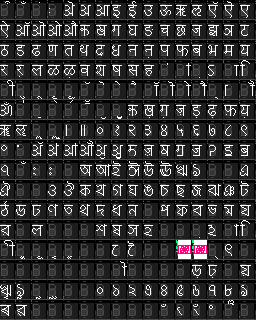
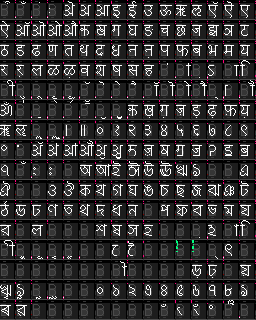
Layered file, before and after one edit (256 × 320). Changes by layer:
painted on "width" over [15, 17, 240, 318]
hid "overlay" over [178, 240, 207, 259]
